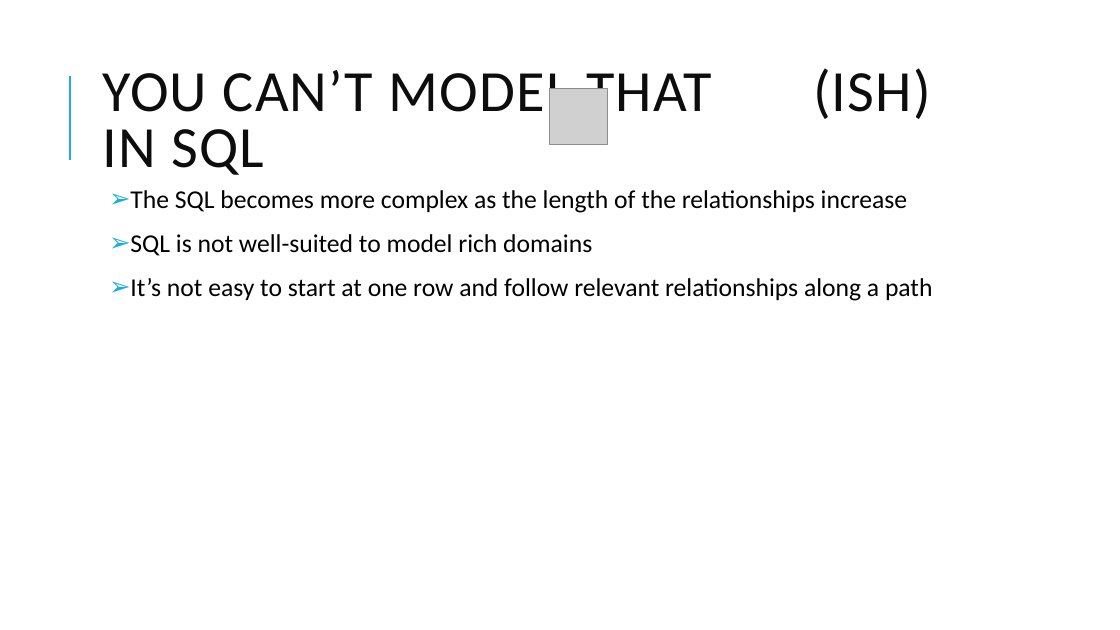
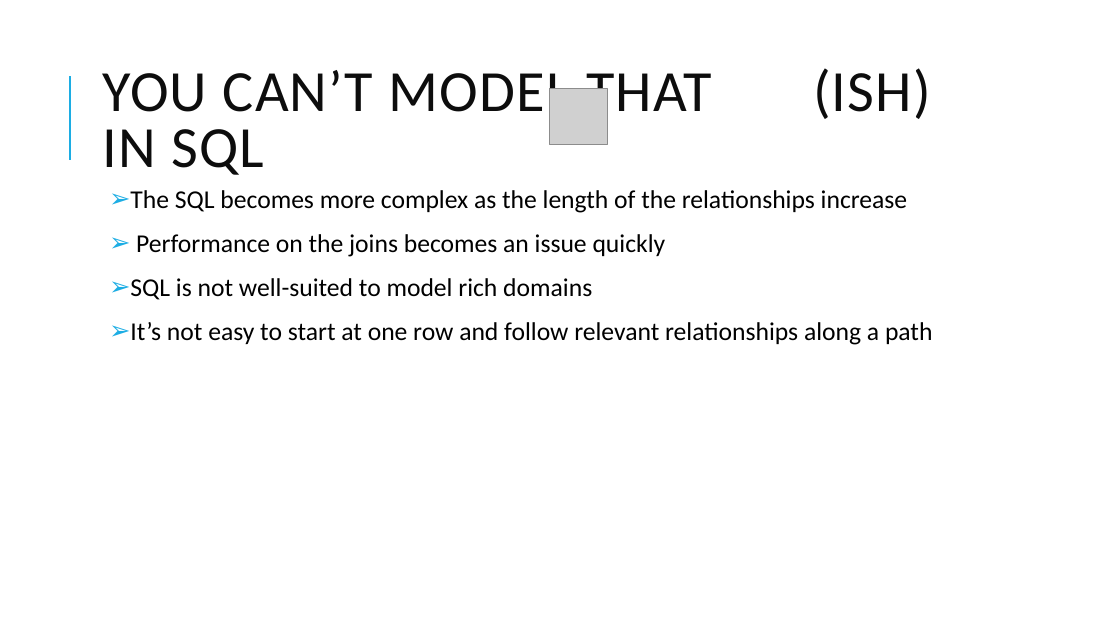
Before and after one commit to jenparker1975/Diabook, a slide deck: slide 31 of presentation/Graph DBs.pptx (slide 27 before the commit). Drawn at 1120x630 pixels with LibreOffice and Linux fonts; fonts in the diff are those of the drawing; grey boxes stand for pictures. Boxes give left, top, right and bottom in pixels: in the first picture for what was removed or moved away, otherwise in the second. Text is boxed around its words. In the diff, an @@ line names an element or a change of style, - is before the commit and + after.

```diff
--- a/presentation/Graph DBs.pptx
+++ b/presentation/Graph DBs.pptx
@@ text at box(136, 234, 666, 257): paragraph added @@
+➢ Performance on the joins becomes an issue quickly
```
Also in this commit, not shown: 17 other slides changed.
